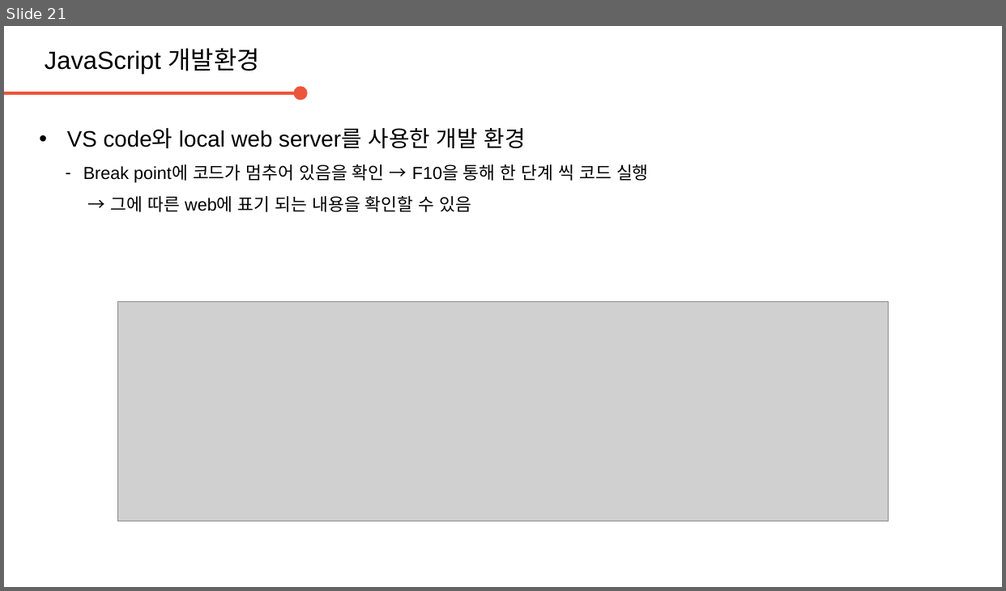
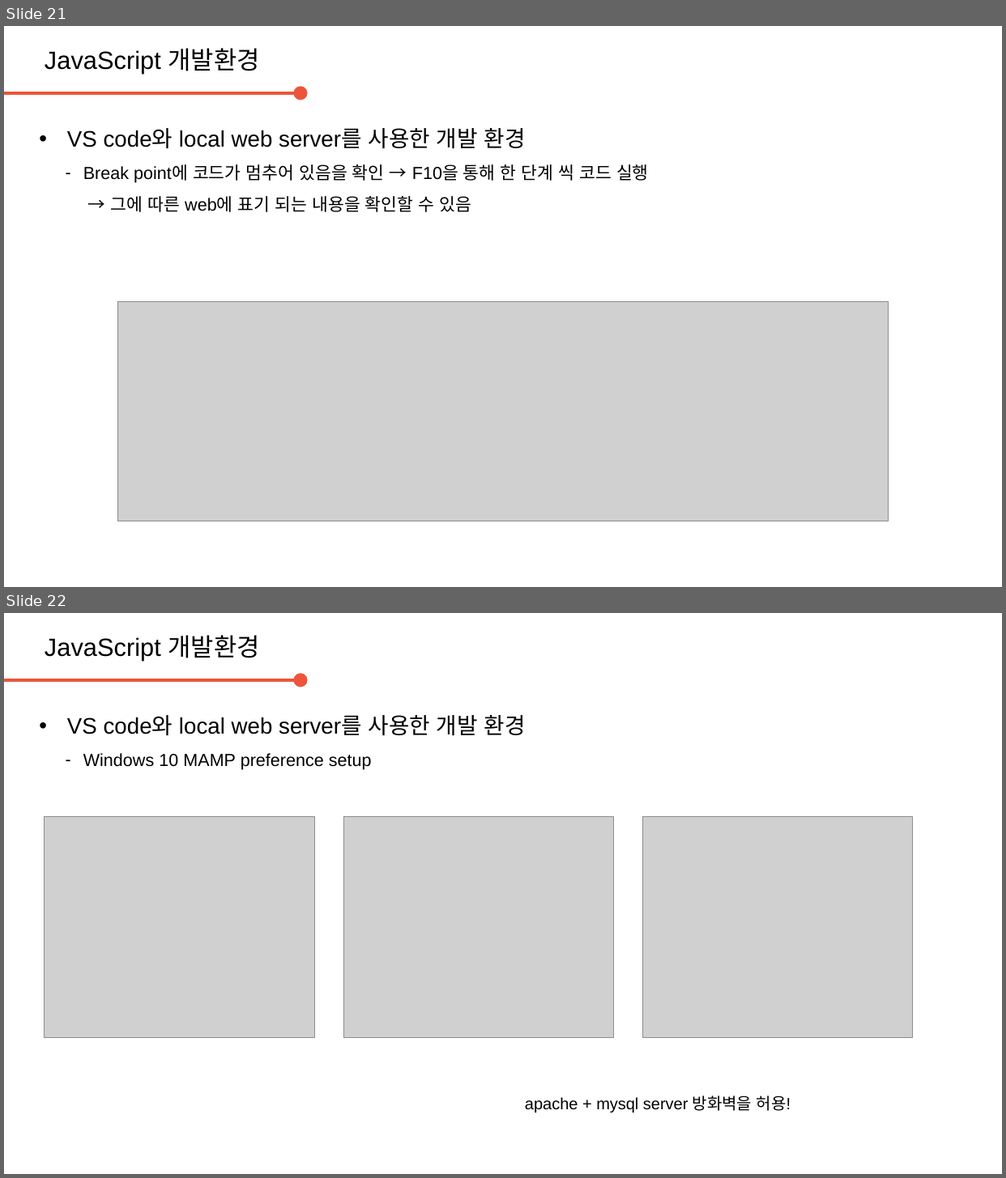
Before and after one commit to daegukdo/GCWM, a slide deck: 30/200727_JavaScript_DevEnv.pptx. Shown one above the other, each under a label of ours: slide 21 before the commit, slides 21 and 22 after it. The pictures are 1006x591 and 1006x1178 pixels, drawn with LibreOffice and Linux fonts; fonts in the diff are those of the drawing; grey boxes stand for pictures; background and template pictures are left out. Boxes give left, top, right and bottom in pixels: in the first picture for what was removed or moved away, otherwise in the second. Text is boxed around its words. In the diff, an @@ line names an element or a change of style, - is before the commit and + after.

Commit message:
get coding with me  - edit JavaScript resource (dev. env. setup)

```diff
--- a/30/200727_JavaScript_DevEnv.pptx
+++ b/30/200727_JavaScript_DevEnv.pptx
@@ slide 22 added at (x1=4, y1=613, x2=1002, y2=1174), background #FFFFFF @@
@@ text added at (x1=44, y1=635, x2=260, y2=660), 20 pt, text #000000 @@
+JavaScript 개발환경
@@ arrow added from (4, 680) to (300, 680), #ED553B 2.25 pt @@
@@ text added at (x1=67, y1=715, x2=526, y2=770), 18 pt, text #000000 @@
+• VS code와 local web server를 사용한 개발 환경
+  – Windows 10 MAMP preference setup
@@ picture added at (x1=44, y1=817, x2=315, y2=1038) @@
@@ picture added at (x1=343, y1=817, x2=614, y2=1038) @@
@@ picture added at (x1=642, y1=817, x2=912, y2=1038) @@
@@ text added at (x1=525, y1=1096, x2=791, y2=1113), 13 pt, text #000000 @@
+apache + mysql server 방화벽을 허용!
```
Also in this commit, not shown: 1 slide changed.
